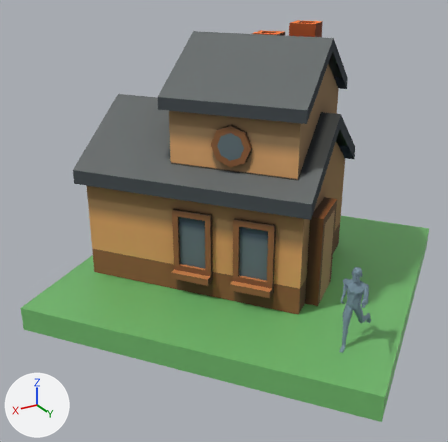
A saved change to the glTF model models/model.1.glb.
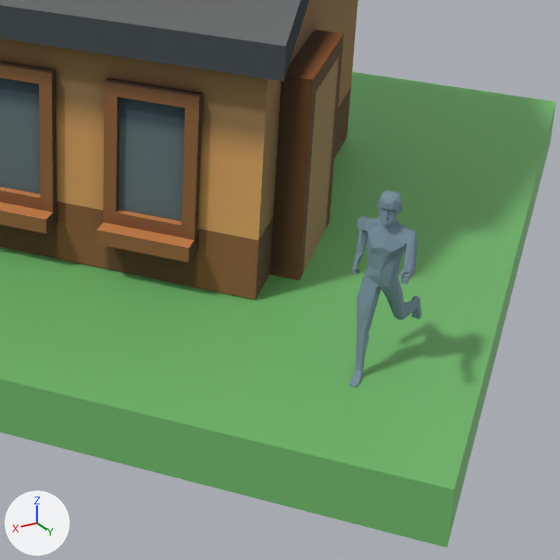
Each version appears first whole from a camera (50 mm lens) standing at (15.8, 15.5, 12.6) and looking at (0.9, -9.4, 0.2), and next in a close-up on the part from 42% to 96% of the width and 42% to 97% of the height. The axes (+X, +Y, +Z) are drawn at lower left. The lights are the same throughout. Where no turn or scale is listed for an object, it has been applied to the vertices.

Objects in the first close-up: 'group1502195547.002'.
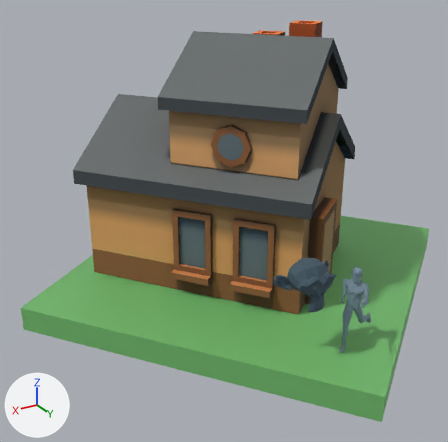
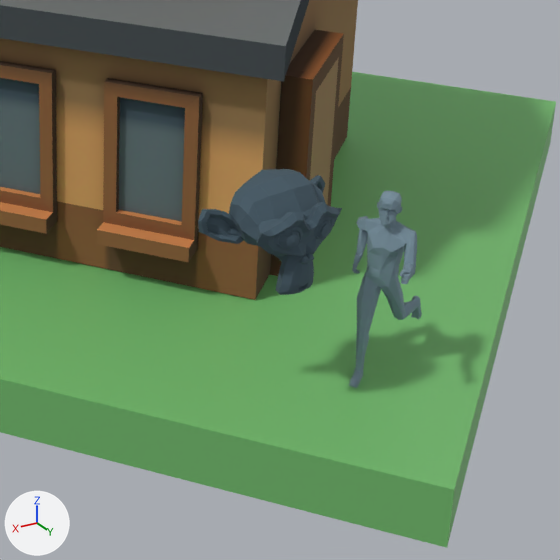
Where the change shows, as pixel boxes [x1, y1, x2, y2] in the close-ups (560 x 560 px):
'Suzanne', added (blue)
    after: [198, 169, 342, 295]

The change in detail:
Mesh me_suzanne is new.
It has 505 vertices, 968 faces and spans x -1.37..1.37, y -0.85..0.85, z -0.98..0.98.
It uses material mat_mat17 (dark blue #455965).
Object 'Suzanne' (ob_suzanne) is new; it shows me_suzanne.
Its location is (1.72, -1.37, 0.58).
